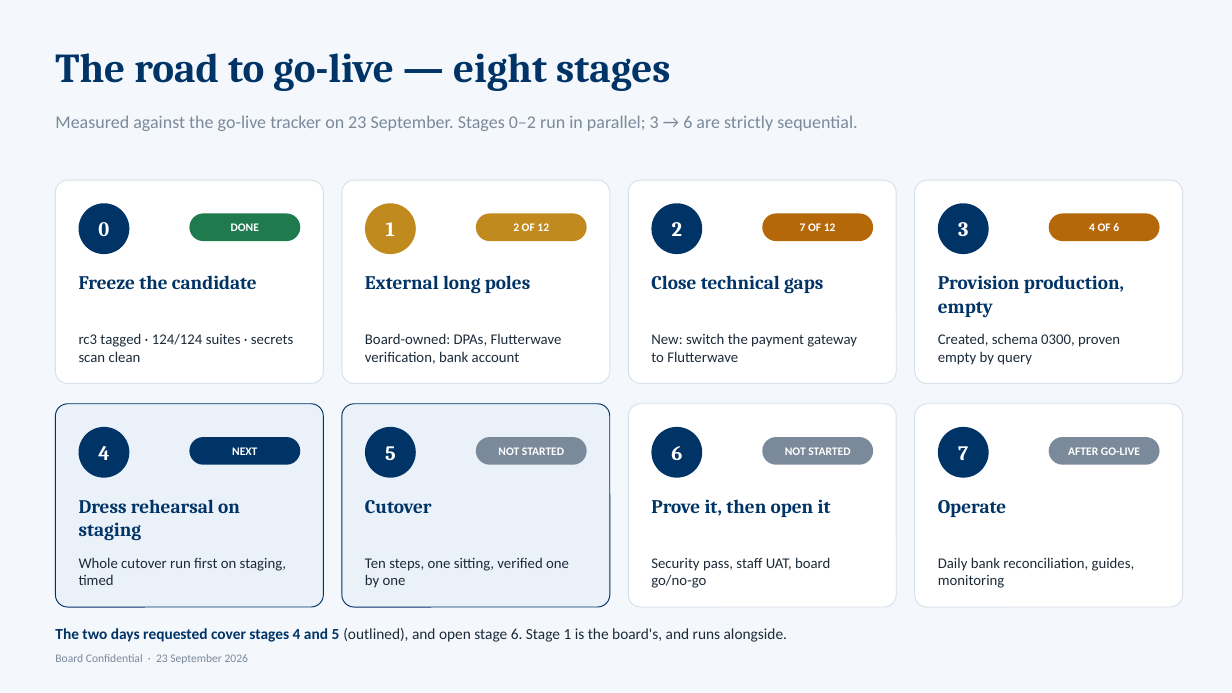
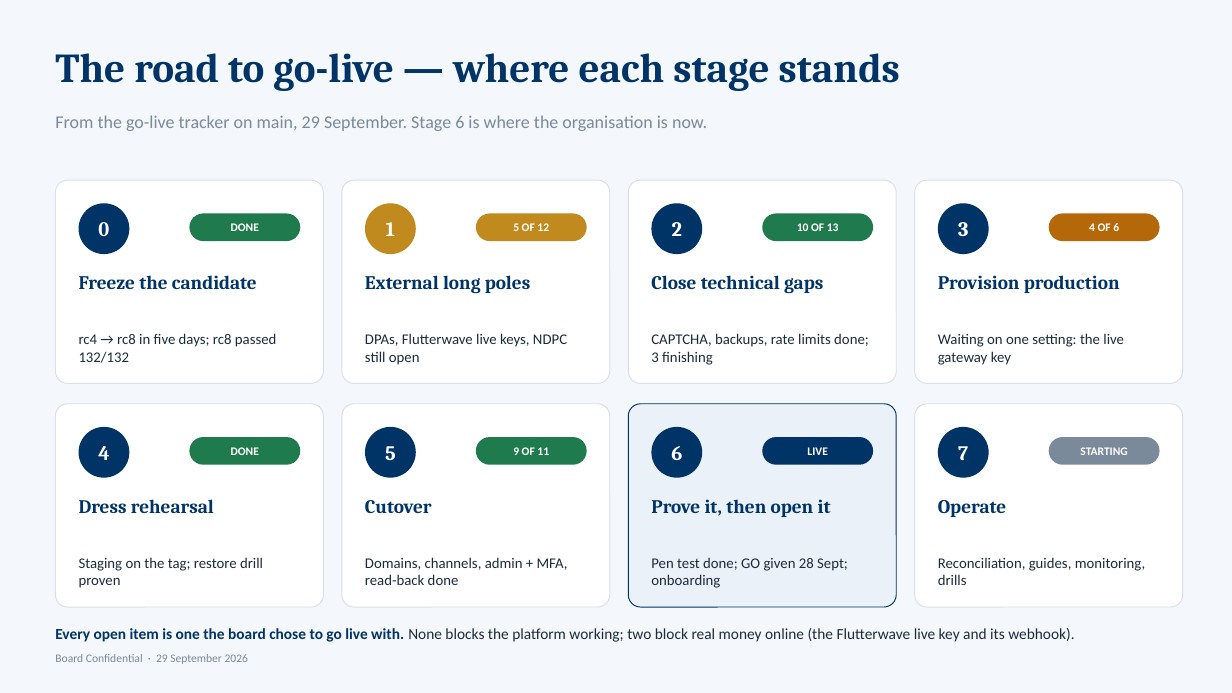
Before and after one commit to tfmlictmgr-collab/oe-group-ipms, a slide deck: slide 2 of docs/OE_Group_Production_Cutover.pptx. Drawn at 1232x693 pixels with LibreOffice and Linux fonts; fonts in the diff are those of the drawing. Boxes give left, top, right and bottom in pixels: in the first picture for what was removed or moved away, otherwise in the second. Text is boxed around its words. In the diff, an @@ line names an element or a change of style, - is before the commit and + after.

```diff
--- a/docs/OE_Group_Production_Cutover.pptx
+++ b/docs/OE_Group_Production_Cutover.pptx
@@ text at box(55, 53, 900, 91): text changed @@
-The road to go-live — eight stages
+The road to go-live — where each stage stands
@@ text at box(55, 115, 707, 131): text changed @@
-Measured against the go-live tracker on 23 September. Stages 0–2 run in parallel; 3 → 6 are strictly sequential.
+From the go-live tracker on main, 29 September. Stage 6 is where the organisation is now.
@@ text in rounded rectangle at box(513, 223, 549, 231): text changed @@
-2 OF 12
+5 OF 12
@@ rounded rectangle "10 OF 13" at box(762, 213, 873, 241): fill #B5680A to #1F7A4D @@
@@ text in rounded rectangle at box(797, 223, 839, 231): text changed @@
-7 OF 12
+10 OF 13
@@ text at box(938, 275, 1120, 293): text changed @@
-Provision production, empty
+Provision production
@@ text at box(79, 333, 277, 363): text changed @@
-rc3 tagged · 124/124 suites · secrets scan clean
+rc4 → rc8 in five days; rc8 passed 132/132
@@ text at box(365, 333, 567, 365): text changed @@
-Board-owned: DPAs, Flutterwave verification, bank account
+DPAs, Flutterwave live keys, NDPC still open
@@ text at box(651, 333, 869, 365): text changed @@
-New: switch the payment gateway to Flutterwave
+CAPTCHA, backups, rate limits done; 3 finishing
@@ text at box(938, 333, 1124, 365): text changed @@
-Created, schema 0300, proven empty by query
+Waiting on one setting: the live gateway key
@@ rounded rectangle at box(55, 404, 323, 607): fill #EAF1F9 to #FFFFFF; outline #003366 0.75 pt to #D8E0EA 0.75 pt @@
@@ rounded rectangle at box(342, 404, 610, 607): fill #EAF1F9 to #FFFFFF; outline #003366 0.75 pt to #D8E0EA 0.75 pt @@
@@ rounded rectangle at box(628, 404, 897, 607): fill #FFFFFF to #EAF1F9; outline #D8E0EA 0.75 pt to #003366 0.75 pt @@
@@ rounded rectangle "DONE" at box(189, 437, 300, 465): fill #003366 to #1F7A4D @@
@@ text in rounded rectangle at box(231, 447, 259, 455): text changed @@
-NEXT
+DONE
@@ rounded rectangle "9 OF 11" at box(476, 437, 587, 465): fill #7A8A9B to #1F7A4D @@
@@ text in rounded rectangle at box(513, 447, 549, 455): text changed @@
-NOT STARTED
+9 OF 11
@@ rounded rectangle "LIVE" at box(762, 437, 873, 465): fill #7A8A9B to #003366 @@
@@ text in rounded rectangle at box(807, 447, 827, 455): text changed @@
-NOT STARTED
+LIVE
@@ text in rounded rectangle at box(1080, 447, 1127, 455): text changed @@
-AFTER GO-LIVE
+STARTING
@@ text at box(79, 499, 214, 513): text changed @@
-Dress rehearsal on staging
+Dress rehearsal
@@ text at box(79, 557, 263, 588): text changed @@
-Whole cutover run first on staging, timed
+Staging on the tag; restore drill proven
@@ text at box(365, 557, 568, 585): text changed @@
-Ten steps, one sitting, verified one by one
+Domains, channels, admin + MFA, read-back done
@@ text at box(651, 558, 848, 588): text changed @@
-Security pass, staff UAT, board go/no-go
+Pen test done; GO given 28 Sept; onboarding
@@ text at box(938, 557, 1145, 585): text changed @@
-Daily bank reconciliation, guides, monitoring
+Reconciliation, guides, monitoring, drills
@@ text at box(55, 628, 1074, 642): text changed @@
-The two days requested cover stages 4 and 5 (outlined), and open stage 6. Stage 1 is the board's, and runs alongside.
+Every open item is one the board chose to go live with. None blocks the platform working; two block real money online (the Flutterwave live key and its webhook).
```
Also in this commit, not shown: 5 other slides changed, 4 slides added, 4 slides removed, 1 other file.
